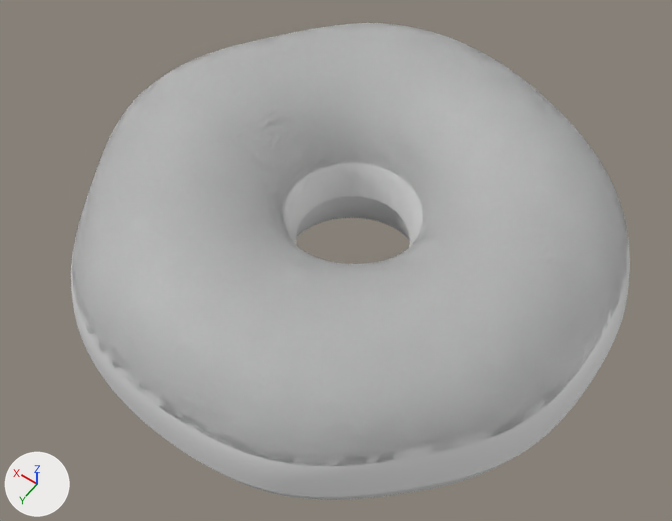
The Blender file donut.blend as it was, and as the next commit left it.
Before and after are seen from a camera (50 mm lens) standing at (-0.0143, 0.0308, 0.1829) and looking at (0.0496, -0.0586, 0.0423). Lighting does not change. The marker at lower left points along +X, +Y and +Z.

The first picture shows 'donut', 'icing'.
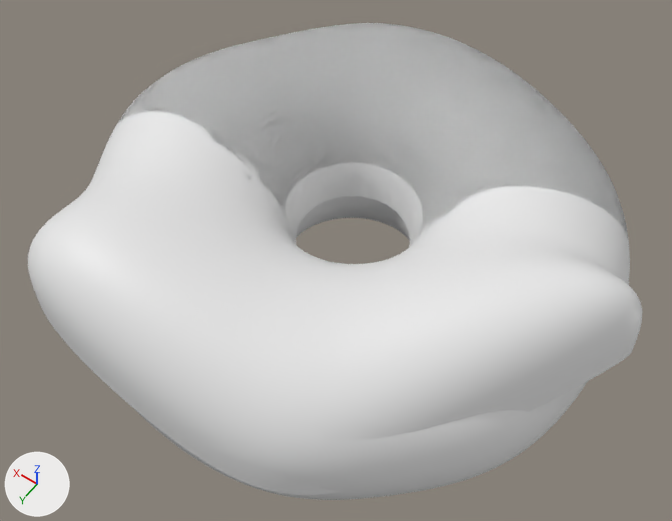
Edits to the scene script, one JSON object a line:
```json
{"block": "me_torus_011", "where": "# used by ob_icing; location = (0.05, -0.0649, 0.0425)"}
{"op": "remove", "block": "me_torus_011", "code": "me_torus_011.from_pydata(...)  # 360 vertices, 320 faces; spans x -0.0521..0.0538, y -0.0529..0.054, z -0.0012..0.0221"}
{"op": "add", "block": "me_torus_011", "code": "me_torus_011.from_pydata(...)  # 360 vertices, 320 faces; spans x -0.0561..0.0538, y -0.0529..0.054, z -0.0012..0.0265"}
{"block": "me_torus_011", "change": "me_torus_011 part 1: 97 of 360 vertices moved; they spanned x -0.0521..0.0404, y -0.0096..0.054, z -0.0004..0.0211 and now span x -0.0561..0.0417, y -0.0105..0.054, z 0.0..0.0265; mean shift (0.0008, -0.0032, 0.0036); largest move (-0.048, 0.0211, 0.0082) -> (-0.0544, 0.003, 0.0214)"}
```

Location of each change, (x1, y1, x2, y2) in pixels of the pictures (672 x 521 px; the box of a moved part takes in the faces that stretch with it):
```json
{"object": "icing", "change": "reshaped", "before": [71, 91, 630, 497], "after": [28, 91, 643, 495], "on screen": "10% wider"}
{"part": 1, "of": "me_torus_011", "change": "moved or reshaped", "before": [71, 208, 628, 497], "after": [28, 134, 643, 495]}
```
